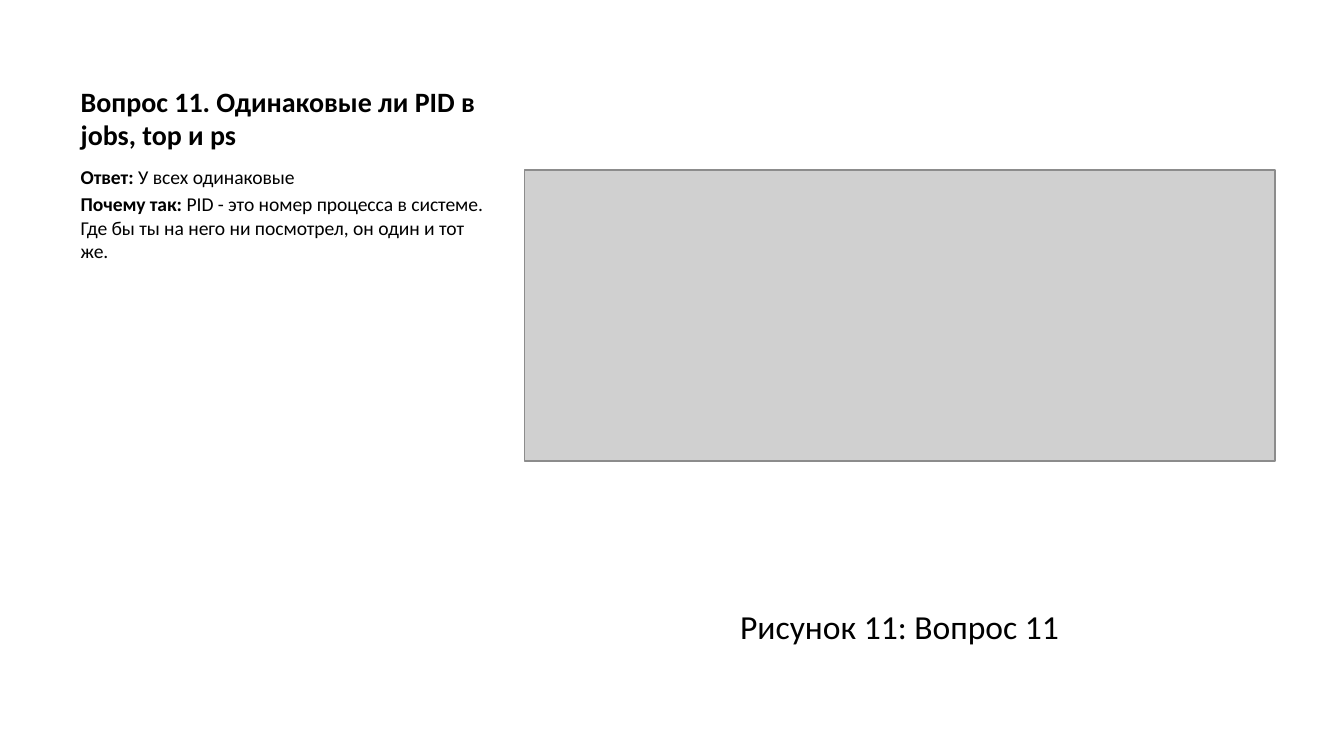
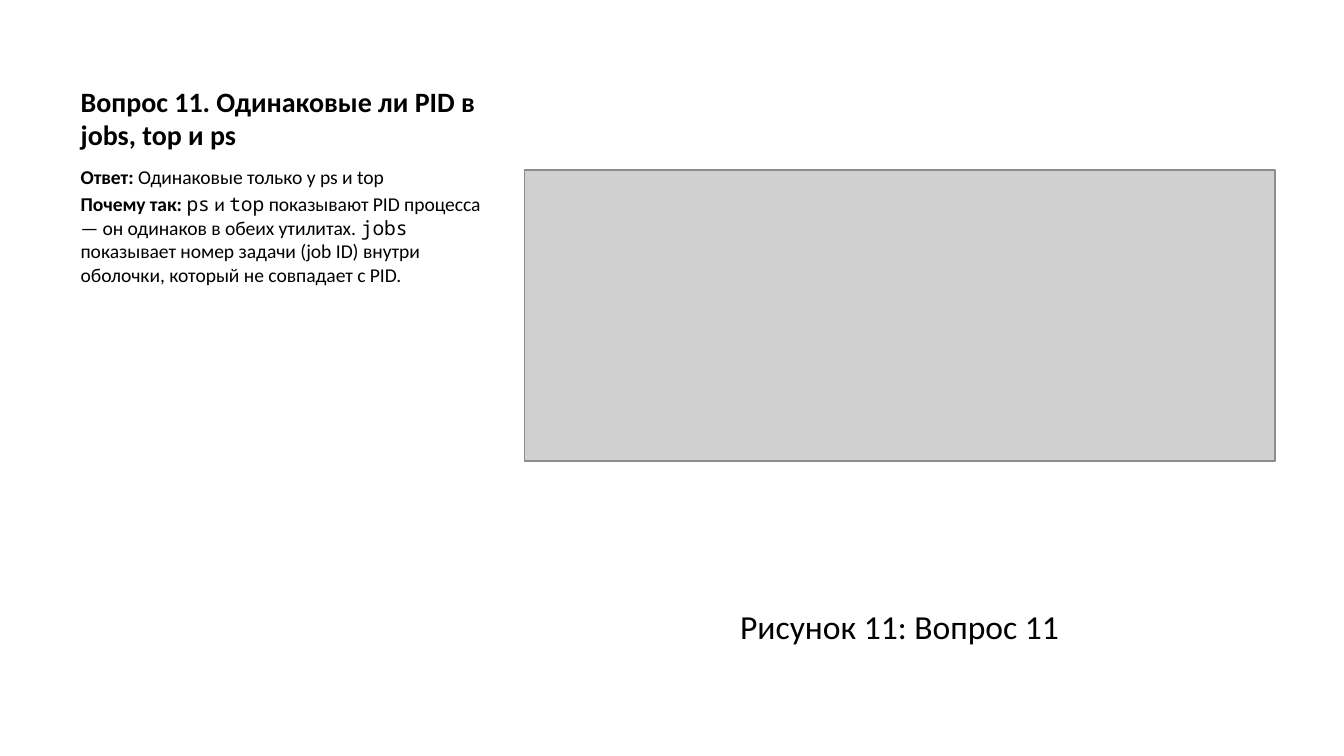
Before and after one commit to asivanova1/stepik-linux-course, a slide deck: slide 16 of stepik/razdel/02/presentation/output/presentation_stepik_2.pptx. Drawn at 1344x756 pixels with LibreOffice and Linux fonts; fonts in the diff are those of the drawing; grey boxes stand for pictures. Boxes give left, top, right and bottom in pixels: in the first picture for what was removed or moved away, otherwise in the second. Text is boxed around its words. In the diff, an @@ line names an element or a change of style, - is before the commit and + after.

```diff
--- a/stepik/razdel/02/presentation/output/presentation_stepik_2.pptx
+++ b/stepik/razdel/02/presentation/output/presentation_stepik_2.pptx
@@ text at [81, 171, 480, 286]: text changed @@
-Ответ: У всех одинаковые
-Почему так: PID - это номер процесса в системе. Где бы ты на него ни посмотрел, он один и тот же.
+Ответ: Одинаковые только у ps и top
+Почему так: ps и top показывают PID процесса — он одинаков в обеих утилитах. jobs показывает номер задачи (job ID) внутри оболочки, который не совпадает с PID.
```
Also in this commit, not shown: 3 other slides changed, 21 other files.
